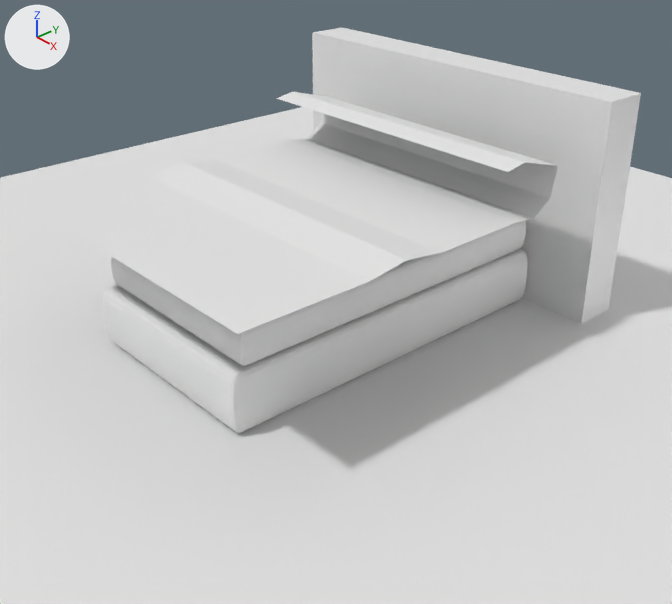
The Blender file blender-a-day/004-bed-with-sheet.blend as it was, and as the next commit left it.
Camera for both pictures: a 50 mm camera at (6.63, -5.91, 4.73) aimed at (-0.26, 0.2, -0.01). The lights are fixed; the arrows at upper left show +X, +Y and +Z.
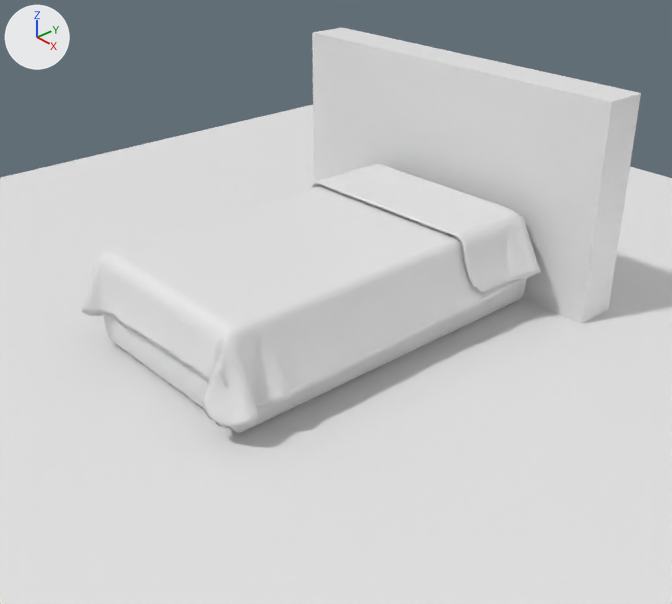
Boxes (x1, y1, x2, y2) around the edits, measured in the pictures (672 x 604 px):
'Plane.001', reshaped, moved, rescaled: before (32, 92, 558, 334); after (82, 164, 541, 428)
part 1 of me_plane_001, added: after (82, 164, 541, 428)
part 2 of me_plane_001, deleted: before (32, 92, 558, 334)
'Cube', unchanged, covered by the edit: before (102, 249, 528, 433); after (103, 280, 526, 433)
'Cube.001', unchanged, covered by the edit: before (111, 220, 526, 366); after (519, 215, 526, 226)

The change, as a list of edits to the scene's bpy script:
```text
Change me_plane_001:
    used by ob_plane_001; location = (0.06, 0.09, 1.43); scale = (1.68, 2.62, 1.62)
    remove me_plane_001.from_pydata(...)  # 137 vertices, 112 faces, 1 loose edge; spans x -1.05..1.0, y -1.0..0.46, z -0.02..0.33
    add me_plane_001.from_pydata(...)  # 14708 vertices, 14688 faces, 16 loose edges; spans x -1.05..0.95, y -0.9..0.47, z -2.76..-0.19
    me_plane_001 part 1: a new loose piece of 14690 vertices spanning x -0.88..0.83, y -0.9..0.47, z -0.76..-0.19
    me_plane_001 part 2: the loose piece of 135 vertices spanning x -1.05..1.0, y -1.0..0.46, z -0.02..0.33 is deleted
    me_plane_001 part 3: the surface is now shaded smooth
Change ob_plane_001:
    ob_plane_001.location: (0.06, 0.09, 1.43) -> (0.06, 0.25, 1.43)
    ob_plane_001.scale: (1.68, 2.62, 1.62) -> (1.68, 2.93, 1.62)
```
